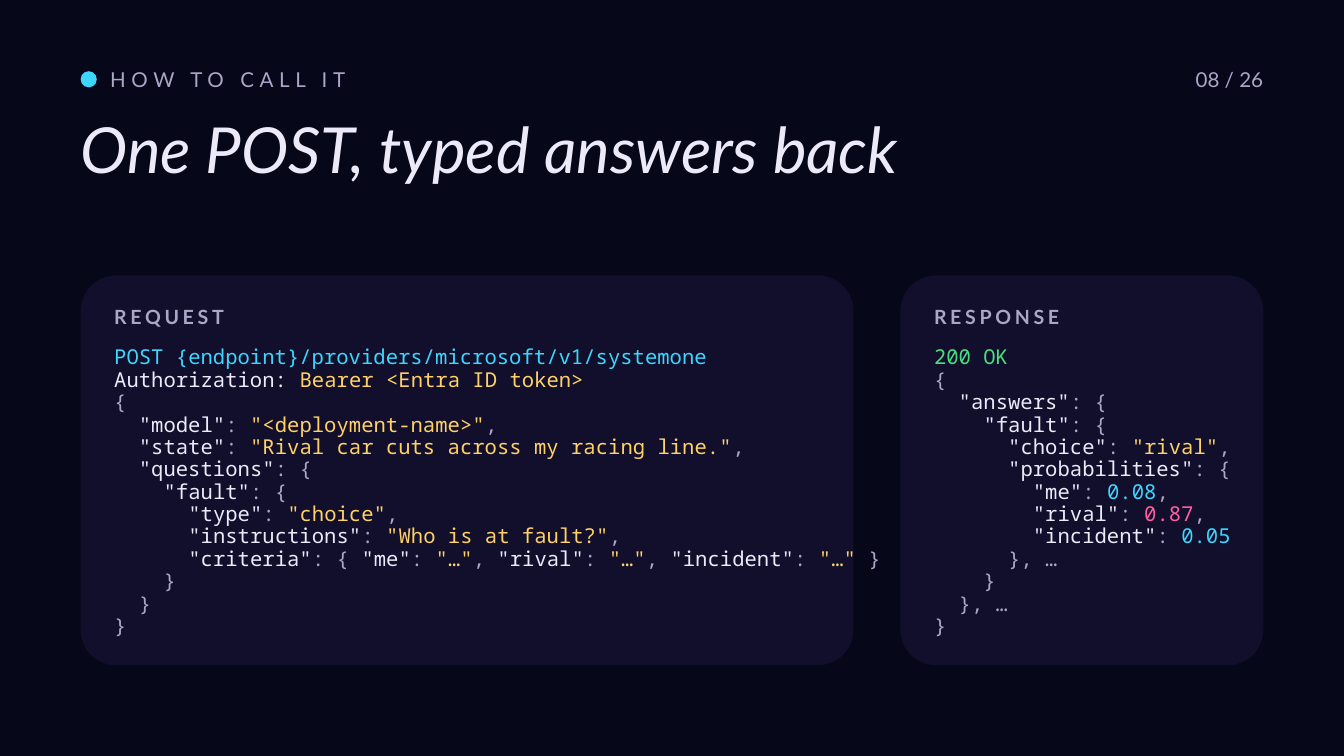
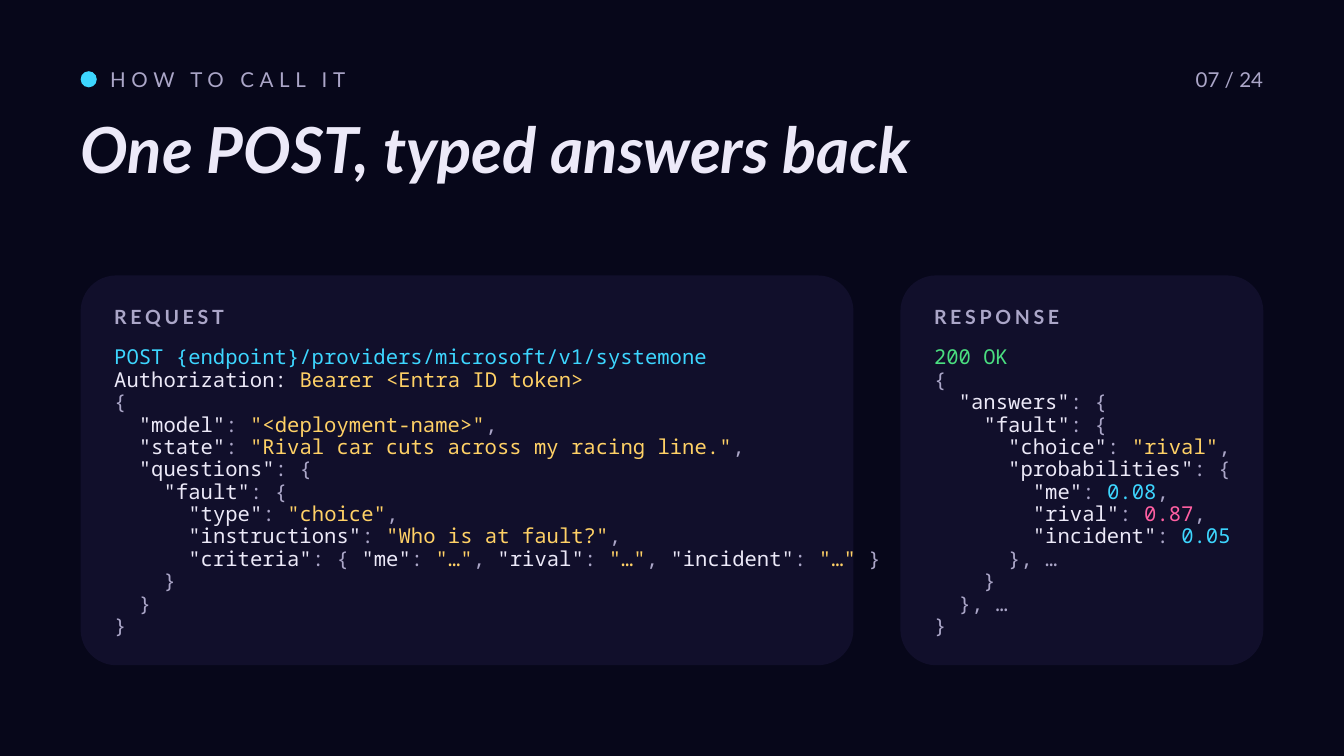
Before and after one commit to roryp/racing, a slide deck: slide 8 of docs/luna-gp-deck.pptx. Drawn at 1344x756 pixels with LibreOffice and Linux fonts; fonts in the diff are those of the drawing. Boxes give left, top, right and bottom in pixels: in the first picture for what was removed or moved away, otherwise in the second. Text is boxed around its words. In the diff, an @@ line names an element or a change of style, - is before the commit and + after.

```diff
--- a/docs/luna-gp-deck.pptx
+++ b/docs/luna-gp-deck.pptx
@@ text at [1196,72,1263,87]: text changed @@
-08 / 26
+07 / 24
@@ text "One POST, typed answers back" at [81,126,911,184]: bold on @@
```
Also in this commit, not shown: 22 other slides changed.
